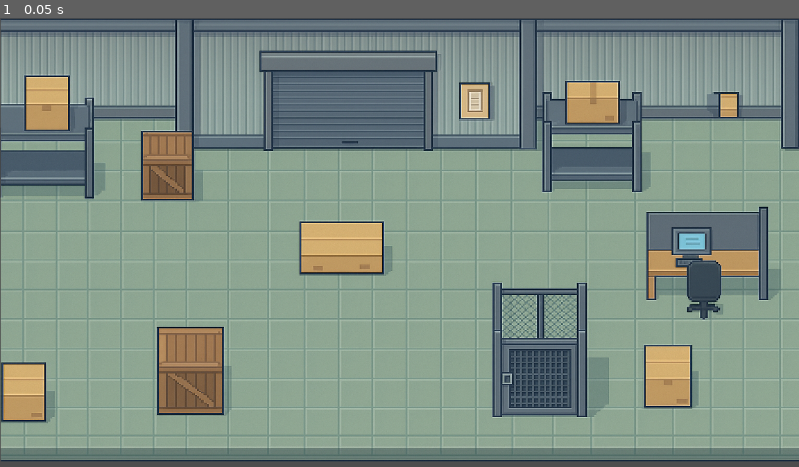
Above: before the commit, frame 1.
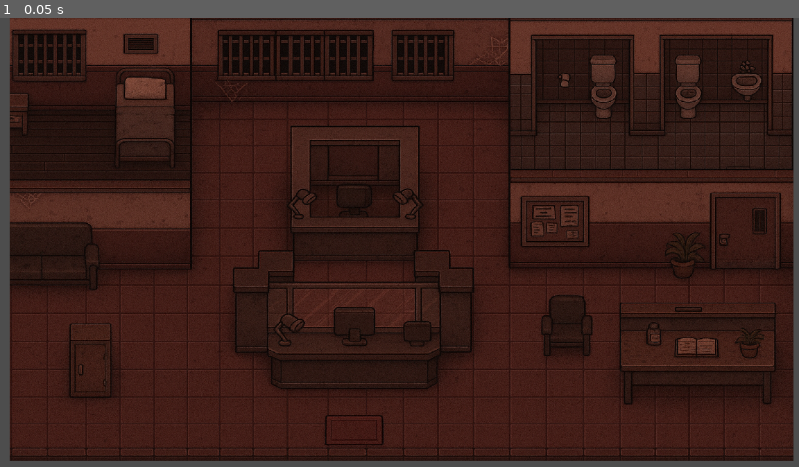
Above: after the commit, the same moment.

Repository: levi-tabosa/trabai_andrea
Game: Godot game, scene res://scenes/level_2.tscn
Same seed, same stepped clock (60 frames per second), same inputs: the game is played once before the commit and once after it. This scene is started directly instead of the project's main scene.
Inputs:
- Up to frame 1 (0.05 s): no input

The runs differ from the first frame. In frame 1, 98% of the frame differs, in the area x 0-100%, y 0-99%.

Commit message:
Update shed.tscn

Diff:
--- a/scenes/shed.tscn
+++ b/scenes/shed.tscn
@@ -1,10 +1,10 @@
 [gd_scene load_steps=2 format=3 uid="uid://2bywqnyjbjyk"]
 
-[ext_resource type="Texture2D" uid="uid://4ffxfpkvjyny" path="res://assets/ChatGPT Image 21 de abr. de 2025, 15_30_43.png" id="1_422rr"]
+[ext_resource type="Texture2D" uid="uid://b31n7us6bqur" path="res://assets/ChatGPT Image 25 de abr. de 2025, 15_20_17.png" id="1_422rr"]
 
 [node name="shed" type="Node2D"]
 
 [node name="Sprite2D" type="Sprite2D" parent="."]
-position = Vector2(574, 321.5)
-scale = Vector2(0.75, 0.624023)
+position = Vector2(576, 319.5)
+scale = Vector2(0.735677, 0.625977)
 texture = ExtResource("1_422rr")
